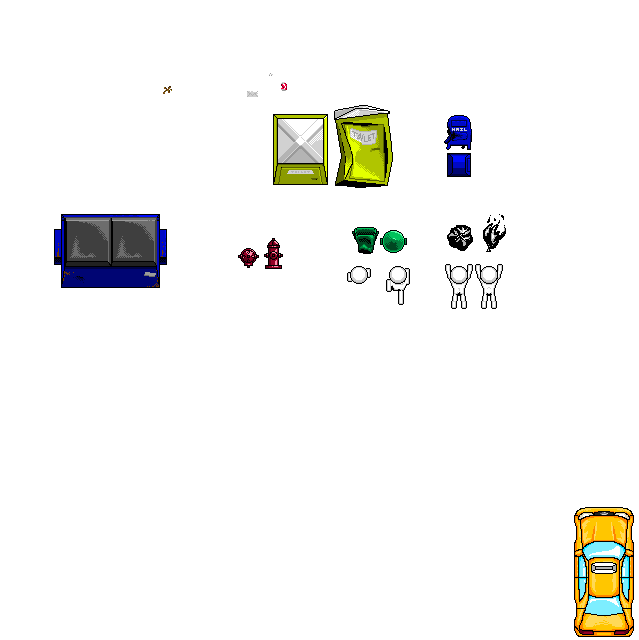
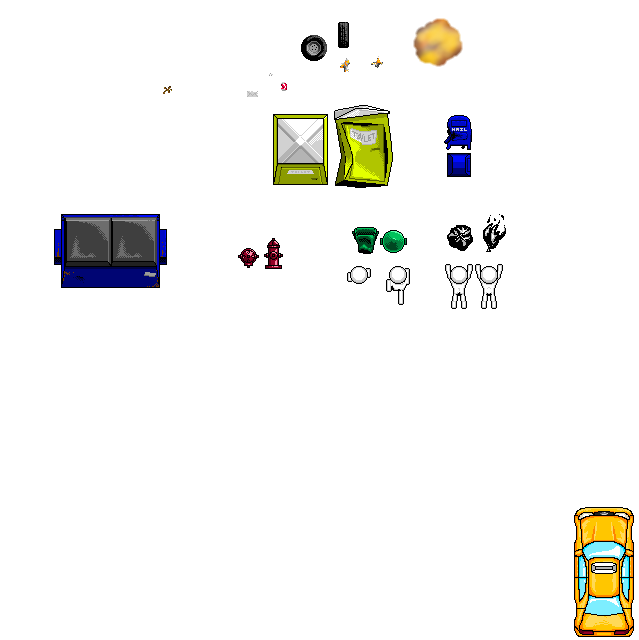
Before/after of a 639×640 layered artwork. What changed in the layer stack:
painted on "Layer 10" over <box>301,18,463,72</box>
